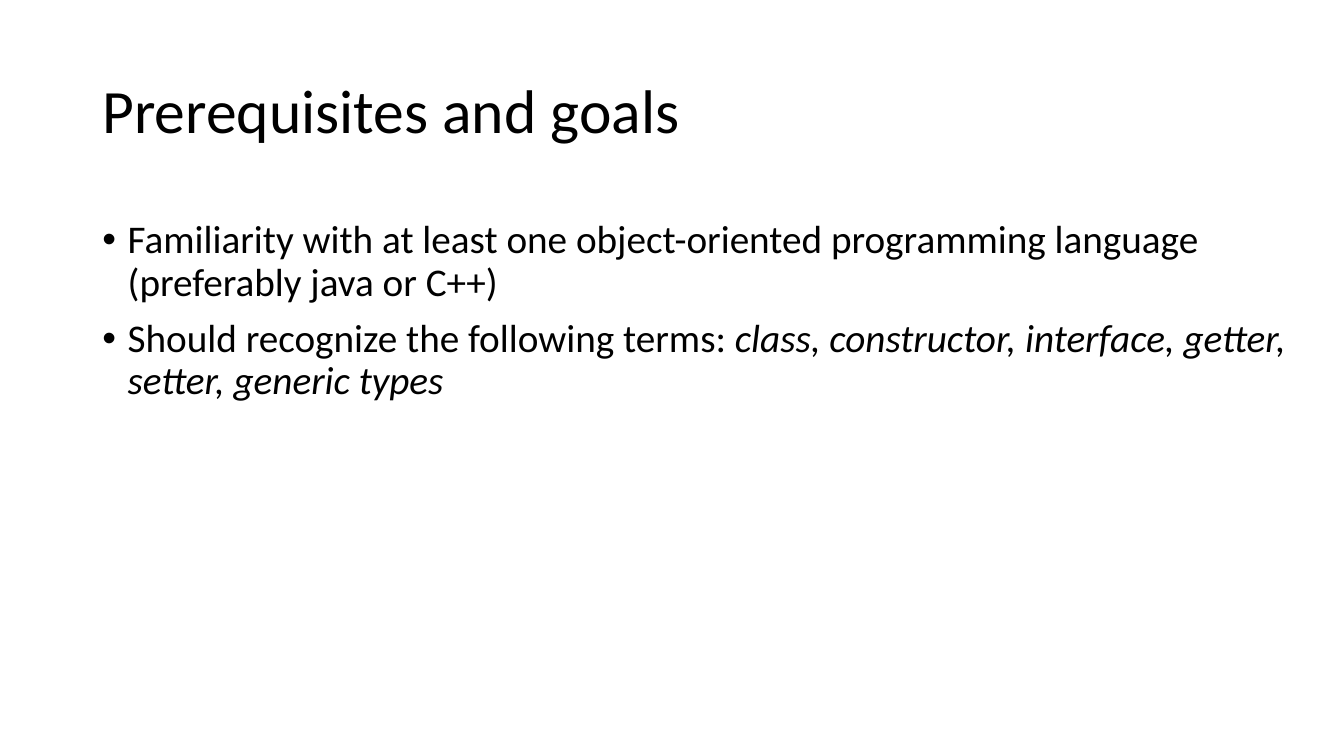
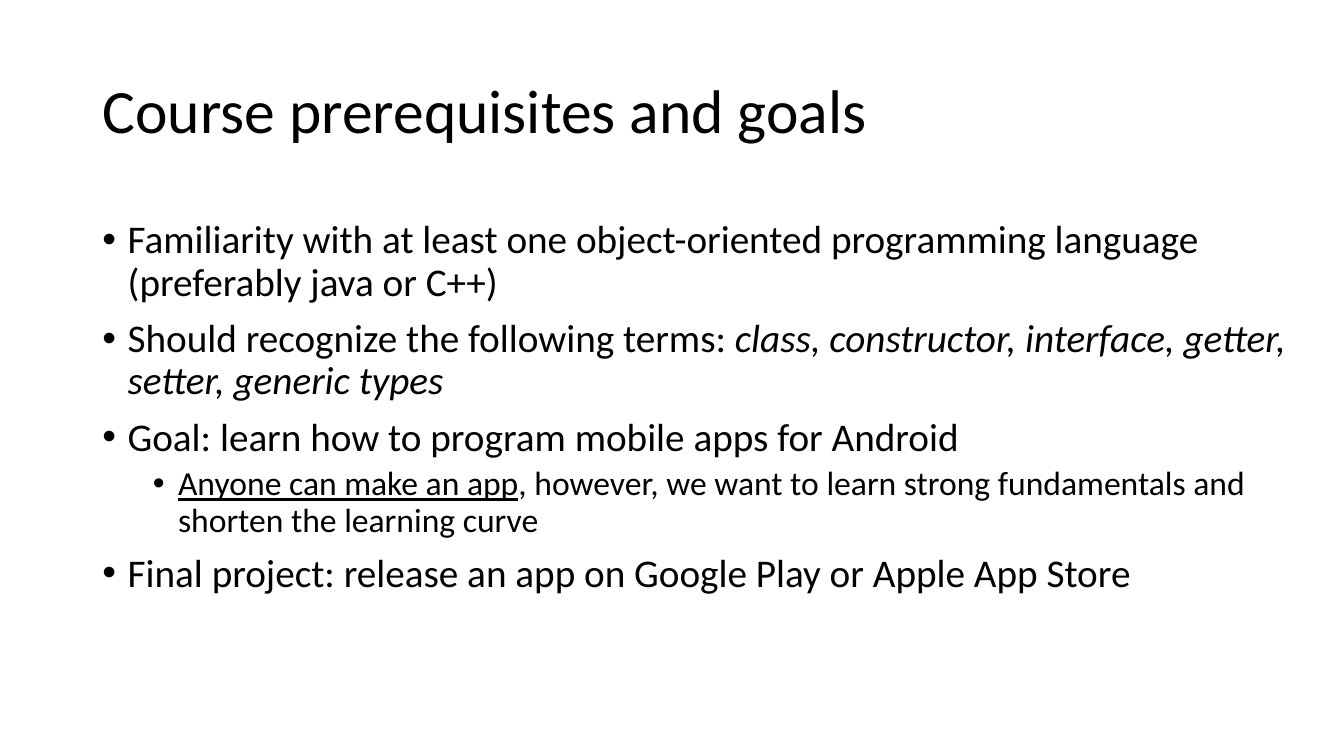
Before and after one commit to russellu/cs230, a slide deck: slide 3 of Lecture_First.pptx (slide 28 before the commit). Drawn at 1344x756 pixels with LibreOffice and Linux fonts; fonts in the diff are those of the drawing. Boxes give left, top, right and bottom in pixels: in the first picture for what was removed or moved away, otherwise in the second. Text is boxed around its words. In the diff, an @@ line names an element or a change of style, - is before the commit and + after.

```diff
--- a/Lecture_First.pptx
+++ b/Lecture_First.pptx
@@ title at (x1=102, y1=90, x2=867, y2=144): text changed @@
-Prerequisites and goals
+Course prerequisites and goals
@@ text at (x1=128, y1=423, x2=1244, y2=594): paragraphs added @@
+• Goal: learn how to program mobile apps for Android
+  • Anyone can make an app, however, we want to learn strong fundamentals and shorten the learning curve
+• Final project: release an app on Google Play or Apple App Store
```
Also in this commit, not shown: 5 other slides changed, 3 slides added, 6 slides removed, 1 other file.
